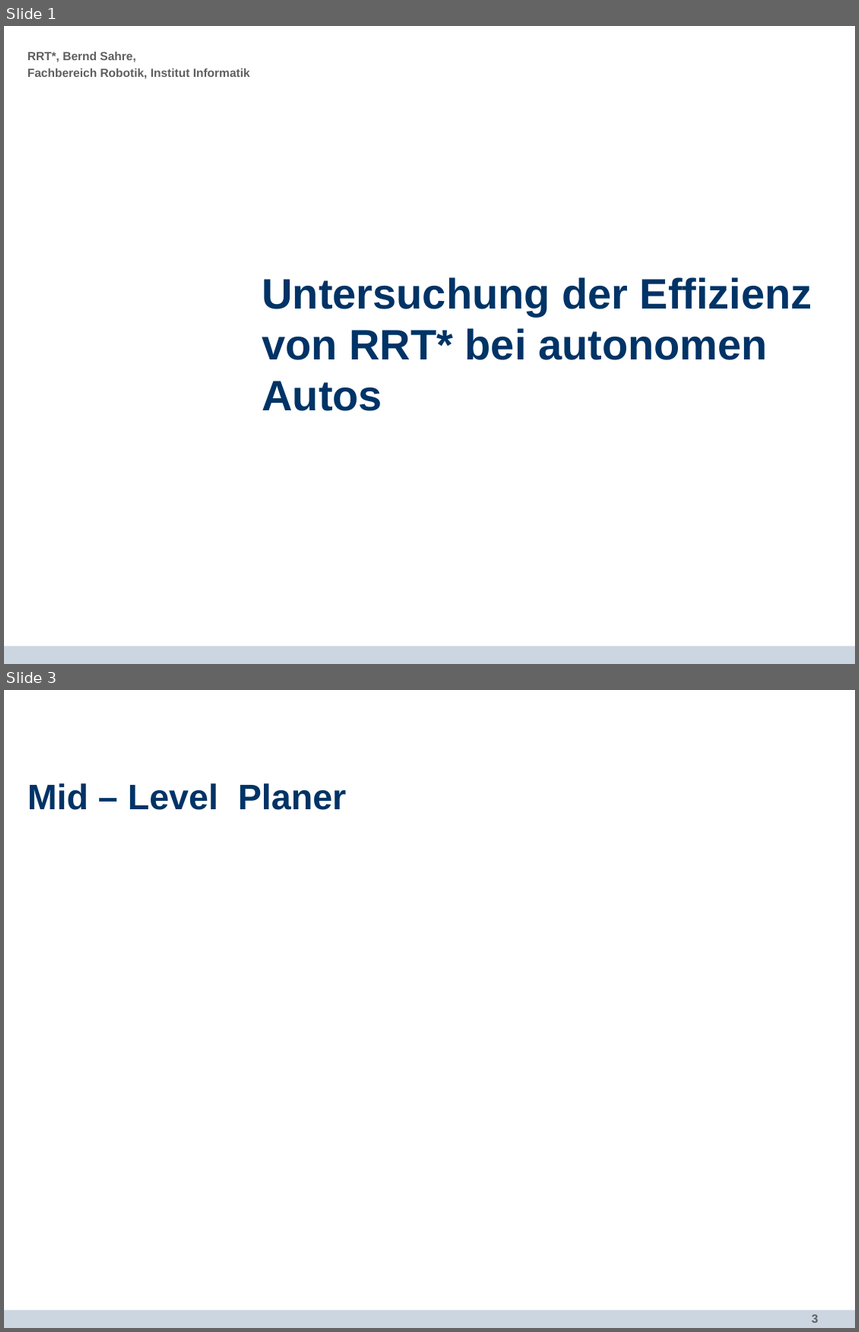
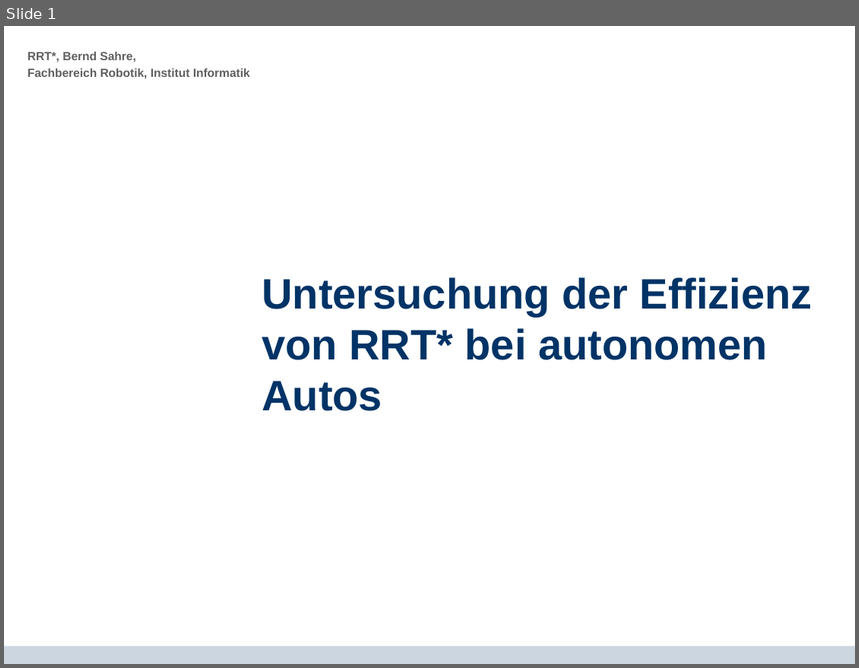
Before and after one commit to bernd96/Bachelorarbeit, a slide deck: Verteidigung/RRT_STAR_Presentation.odp. Shown one above the other, each under a label of ours: slides 1 and 3 before the commit, slide 1 after it; the slides between them are not shown. The pictures are 859x1332 and 859x668 pixels, drawn with LibreOffice and Linux fonts; fonts in the diff are those of the drawing; background and template pictures are left out. Boxes give left, top, right and bottom in pixels: in the first picture for what was removed or moved away, otherwise in the second. Text is boxed around its words. In the diff, an @@ line names an element or a change of style, - is before the commit and + after.

```diff
--- a/Verteidigung/RRT_STAR_Presentation.odp
+++ b/Verteidigung/RRT_STAR_Presentation.odp
@@ slide 3 removed at (4,690,855,1328), background #FFFFFF; not listed: 1 template element that a slide beside it also shows @@
@@ title removed at (28,783,346,810) @@
-Mid – Level Planer
@@ page number removed at (812,1315,819,1323) @@
-3
```
Also in this commit, not shown: 1 slide changed, 34 slides added, 26 other slides removed, 24 other files.
